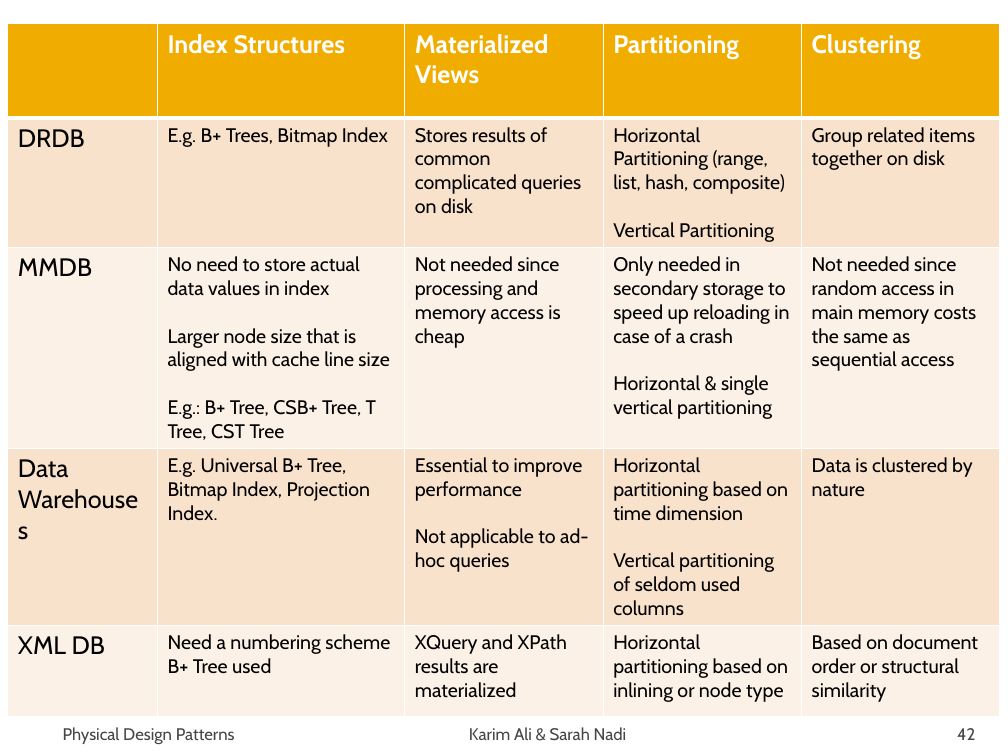
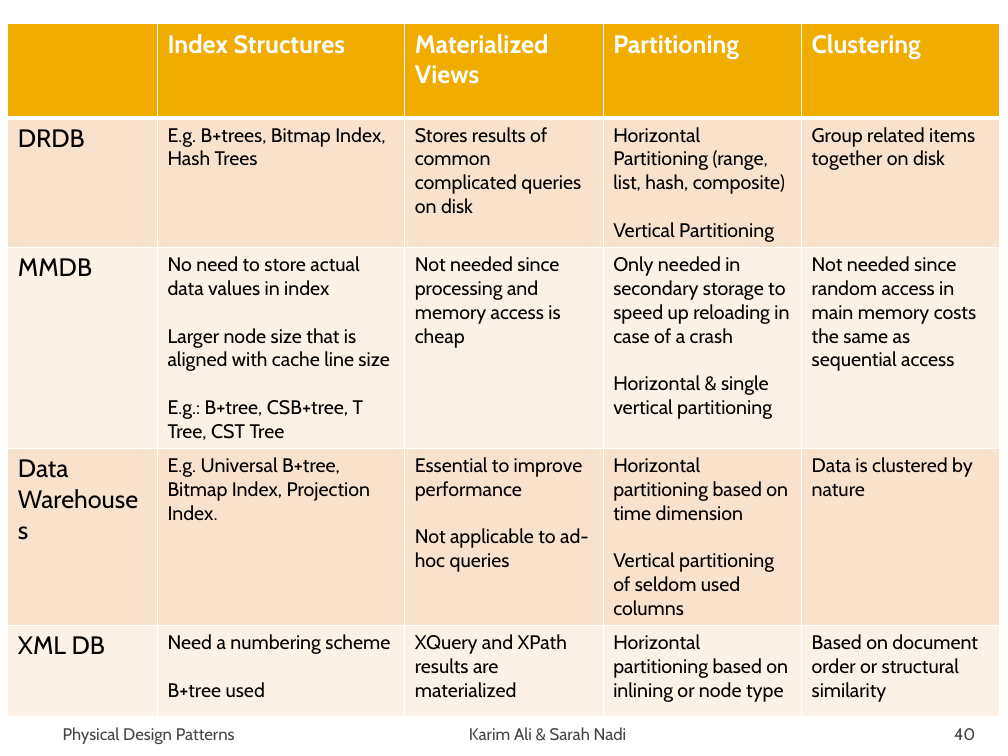
Before and after one commit to snadi/cs848-db, a slide deck: slide 40 of cs848-db/PhysDesignPres.pptx (slide 42 before the commit). Drawn at 1008x756 pixels with LibreOffice and Linux fonts; fonts in the diff are those of the drawing. Boxes give left, top, right and bottom in pixels: in the first picture for what was removed or moved away, otherwise in the second. Text is boxed around its words. In the diff, an @@ line names an element or a change of style, - is before the commit and + after.

```diff
--- a/cs848-db/PhysDesignPres.pptx
+++ b/cs848-db/PhysDesignPres.pptx
@@ table at (8,23,1000,710) @@
-row 2, column 2: E.g. B+ Trees, Bitmap Index
+row 2, column 2: E.g. B+trees, Bitmap Index, Hash Trees
-row 3, column 2: No need to store actual data values in index / Larger node size that is aligned with cache line size / E.g.: B+ Tree, CSB+ Tree, T Tree, CST Tree
+row 3, column 2: No need to store actual data values in index / Larger node size that is aligned with cache line size / E.g.: B+tree, CSB+tree, T Tree, CST Tree
-row 4, column 2: E.g. Universal B+ Tree, Bitmap Index, Projection Index.
+row 4, column 2: E.g. Universal B+tree, Bitmap Index, Projection Index.
-row 5, column 2: Need a numbering scheme / B+ Tree used
+row 5, column 2: Need a numbering scheme / B+tree used
@@ page number at (954,728,975,740): text changed @@
-42
+40
```
Also in this commit, not shown: 13 other slides changed.
